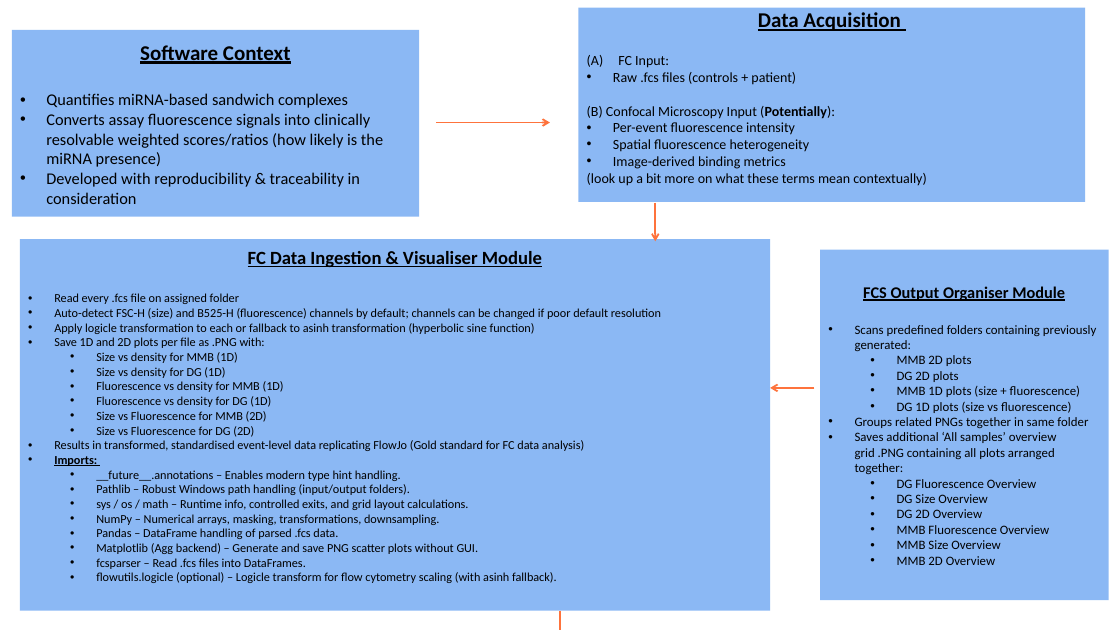
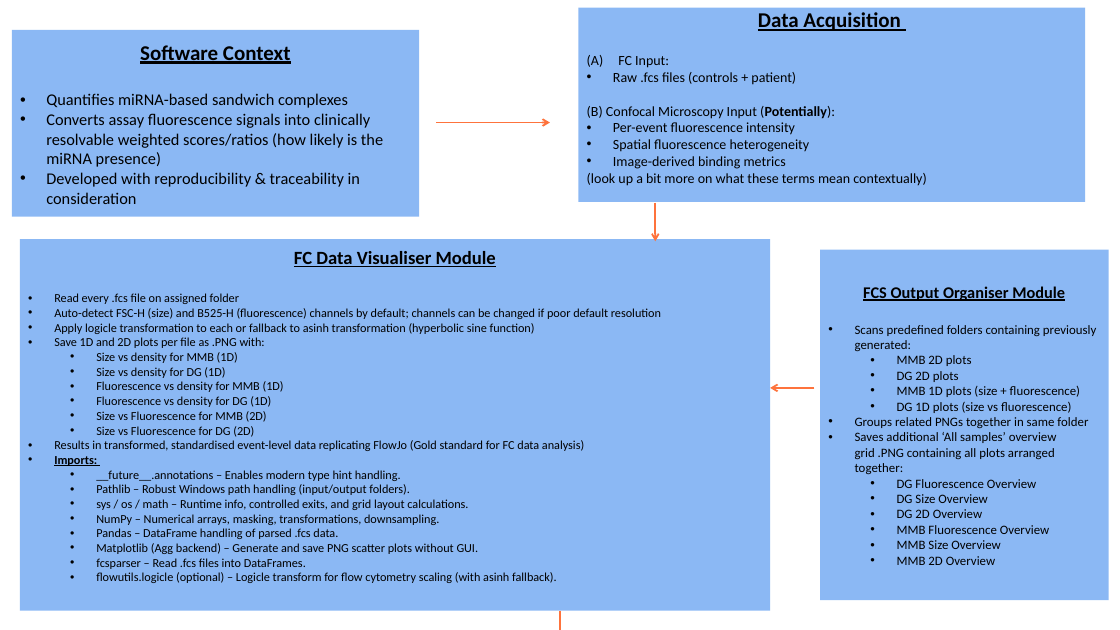
Before and after one commit to syasar4492/miRFlow_Software, a slide deck: slide 3 of QARA Documents/miRFlow Software Workflow.pptx. Drawn at 1120x630 pixels with LibreOffice and Linux fonts; fonts in the diff are those of the drawing. Boxes give left, top, right and bottom in pixels: in the first picture for what was removed or moved away, otherwise in the second. Text is boxed around its words. In the diff, an @@ line names an element or a change of style, - is before the commit and + after.

Commit message:
Module Names Updated
Python script names updated to reflect their tasks better and for better tracking.

```diff
--- a/QARA Documents/miRFlow Software Workflow.pptx
+++ b/QARA Documents/miRFlow Software Workflow.pptx
@@ text in rectangle at [294,251,496,267]: text changed @@
-FC Data Ingestion & Visualiser Module
+FC Data Visualiser Module
```
Also in this commit, not shown: 6 other files.
